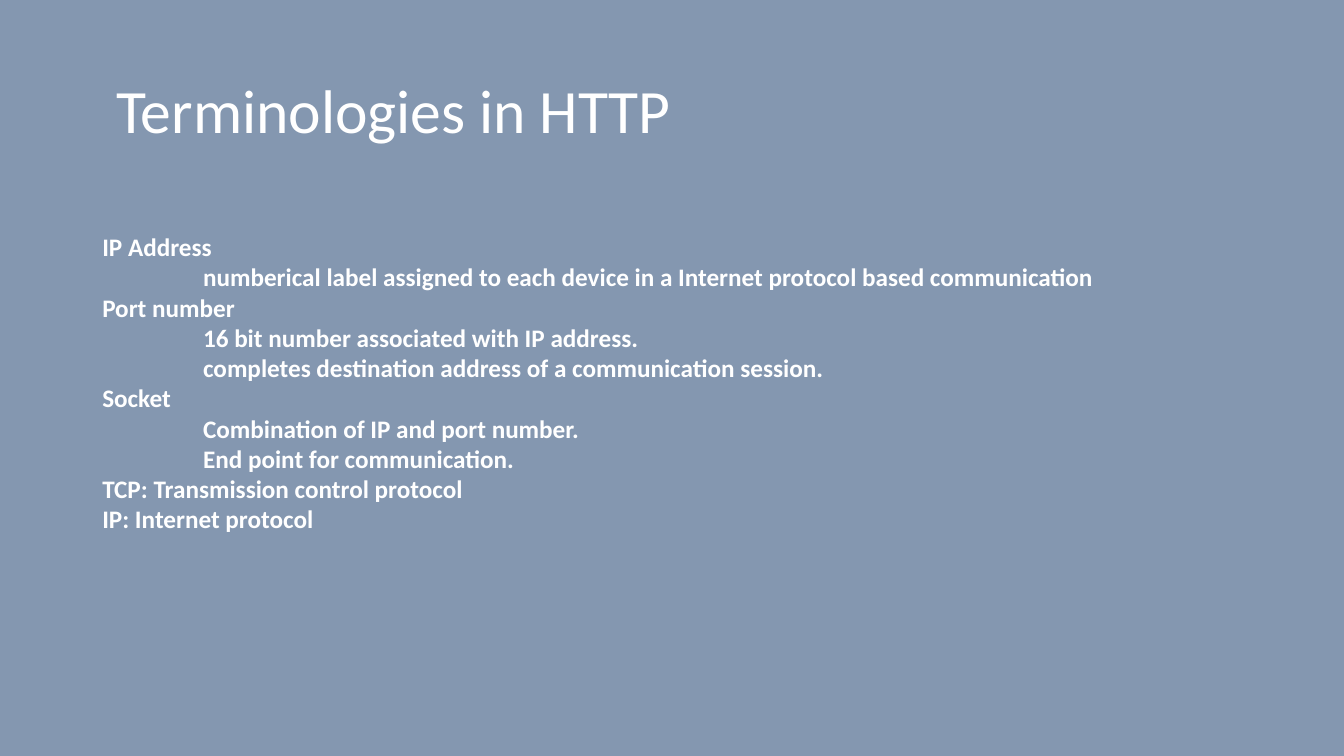
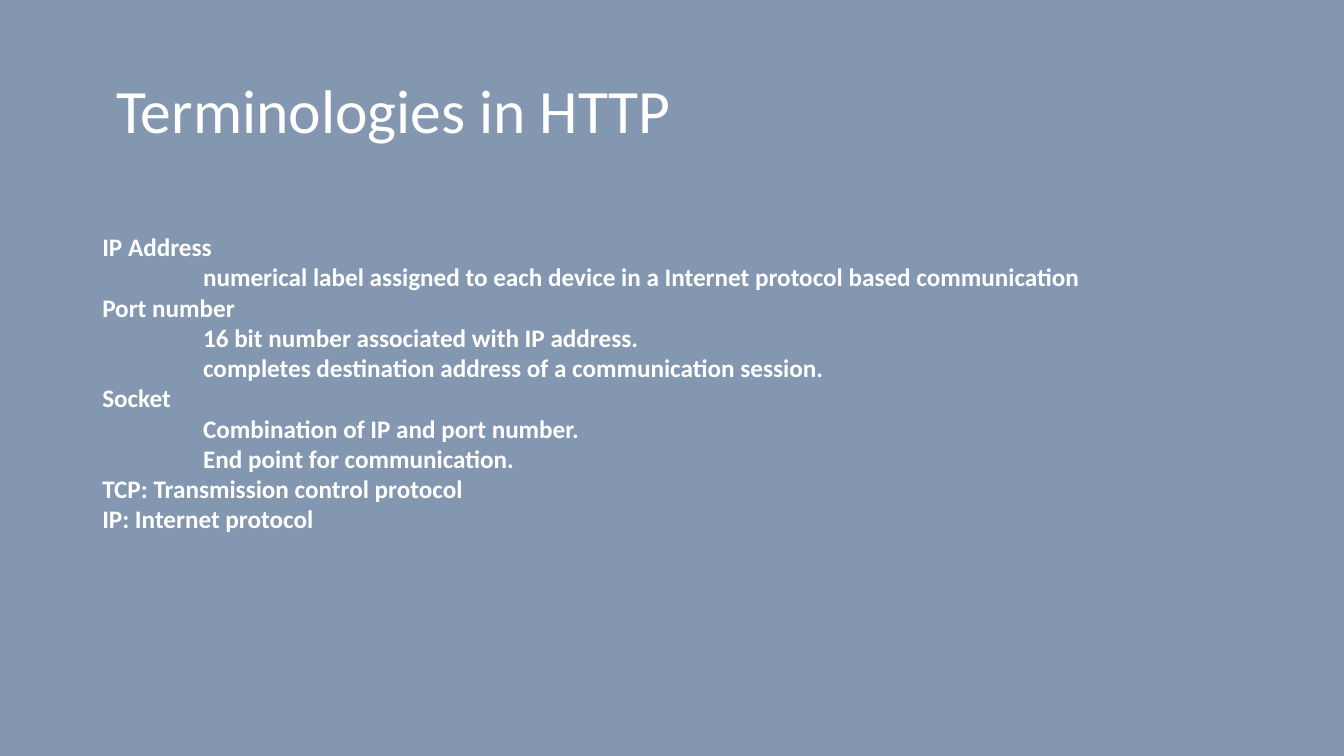
Before and after one commit to vilasvarghese/microservices, a slide deck: slide 4 of training/day1/2HTTPDay1.pptx. Drawn at 1344x756 pixels with LibreOffice and Linux fonts; fonts in the diff are those of the drawing. Boxes give left, top, right and bottom in pixels: in the first picture for what was removed or moved away, otherwise in the second. Text is boxed around its words. In the diff, an @@ line names an element or a change of style, - is before the commit and + after.

```diff
--- a/training/day1/2HTTPDay1.pptx
+++ b/training/day1/2HTTPDay1.pptx
@@ text at [203,268,1079,290]: text changed @@
-numberical label assigned to each device in a Internet protocol based communication
+numerical label assigned to each device in a Internet protocol based communication
```
Also in this commit, not shown: 1 other slide changed, 7 other files.
